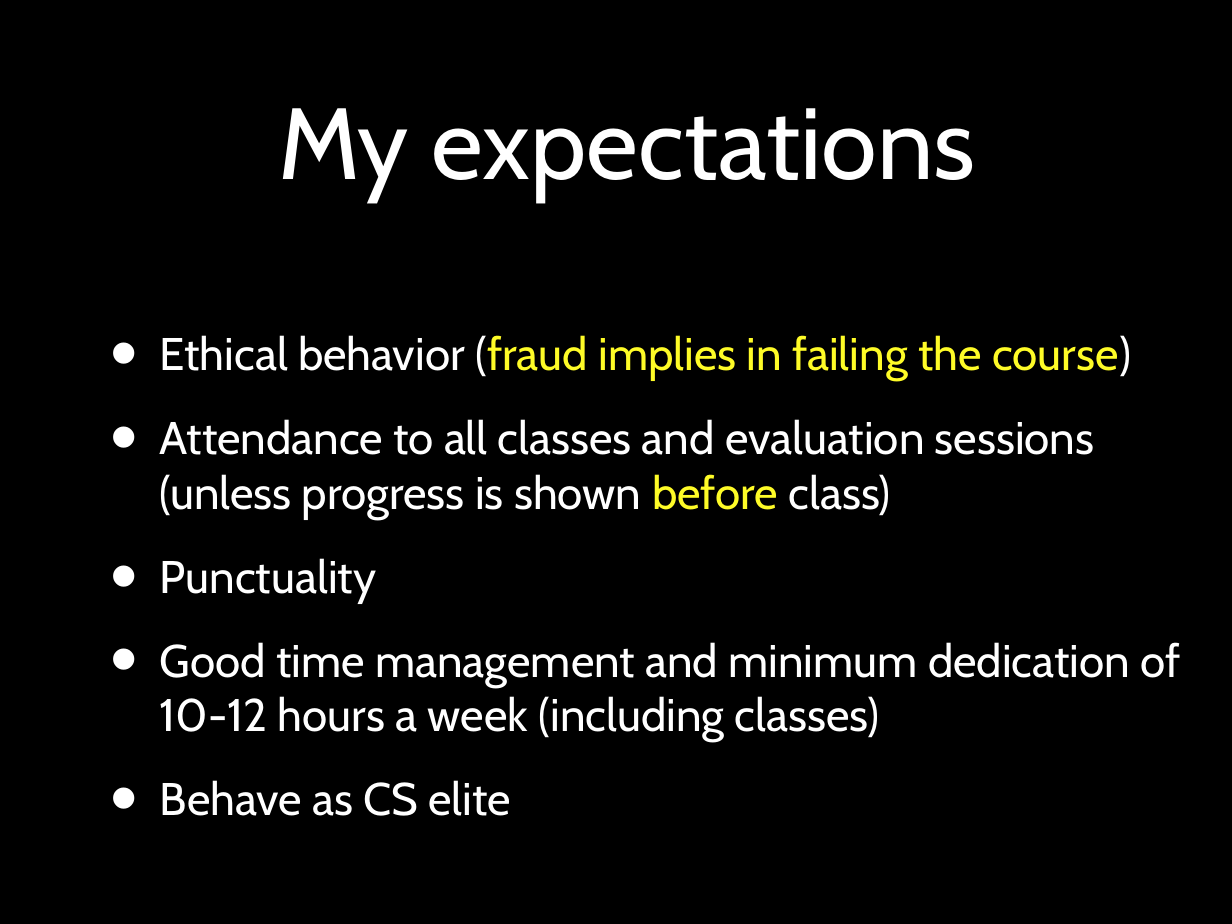
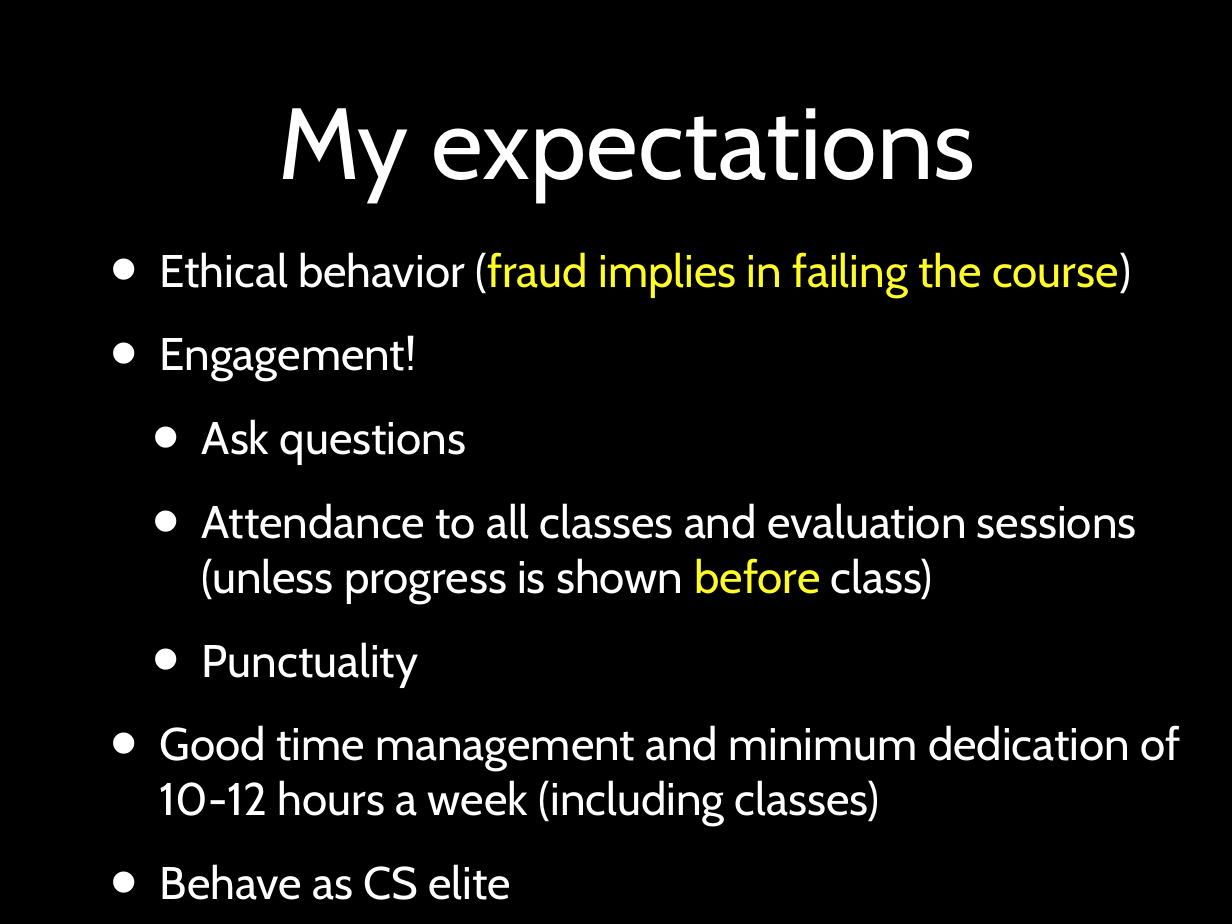
Before and after one commit to pauloborba/software-engineering-courses, a slide deck: slide 12 of Aulas/ApresentacaoEIntroducaoAESSGraduacao/CourseOverview.pptx (slide 13 before the commit). Drawn at 1232x924 pixels with LibreOffice and Linux fonts; fonts in the diff are those of the drawing. Boxes give left, top, right and bottom in pixels: in the first picture for what was removed or moved away, otherwise in the second. Text is boxed around its words. In the diff, an @@ line names an element or a change of style, - is before the commit and + after.

```diff
--- a/Aulas/ApresentacaoEIntroducaoAESSGraduacao/CourseOverview.pptx
+++ b/Aulas/ApresentacaoEIntroducaoAESSGraduacao/CourseOverview.pptx
@@ text at (160, 335, 467, 465): paragraphs added @@
+• Engagement!
+  • Ask questions
@@ text at (202, 503, 1137, 688): list level 1 to 2 in "Attendance to all classes and ..."; list level 1 to 2 in "Punctuality" @@
```
Also in this commit, not shown: 5 other slides changed, 1 slide removed, 1 other file.
